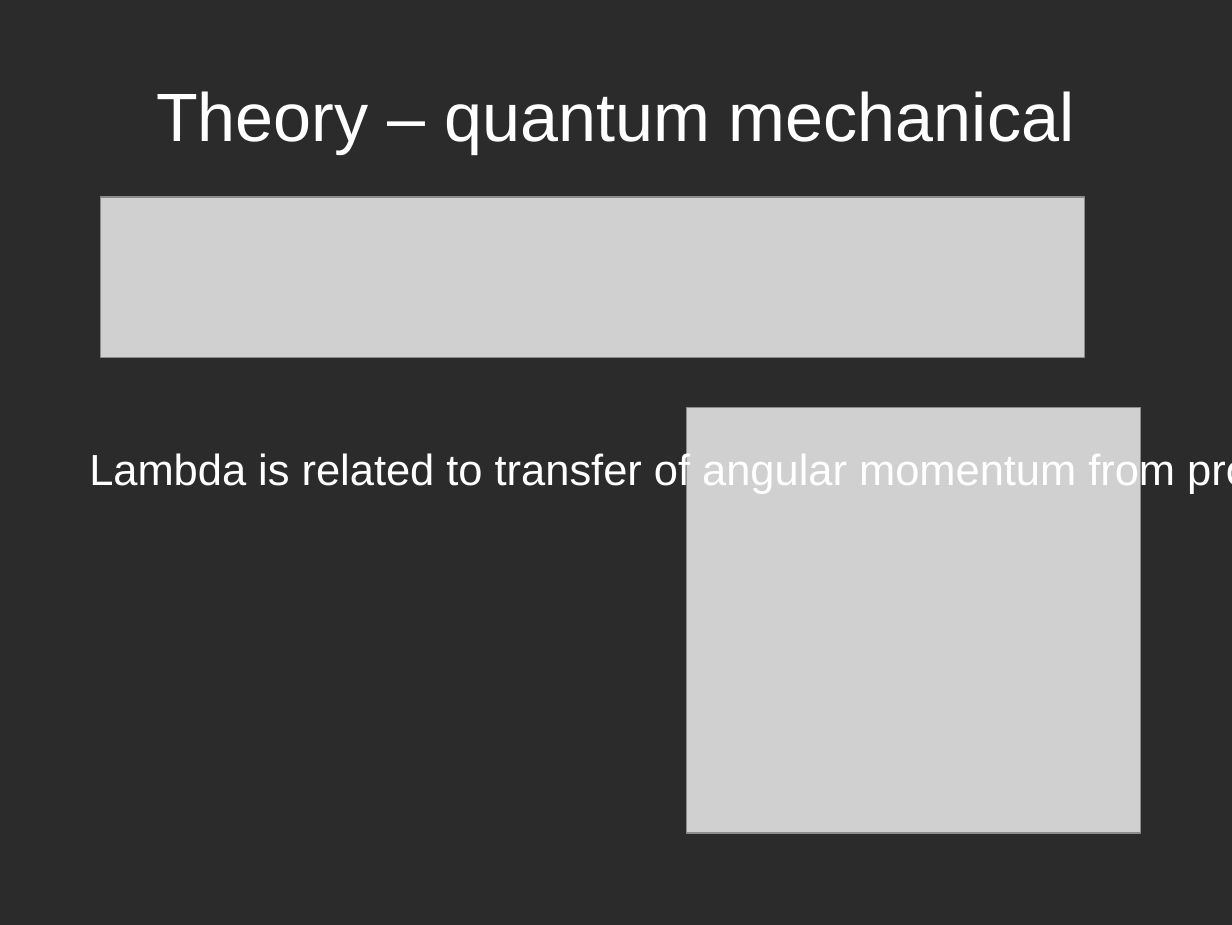
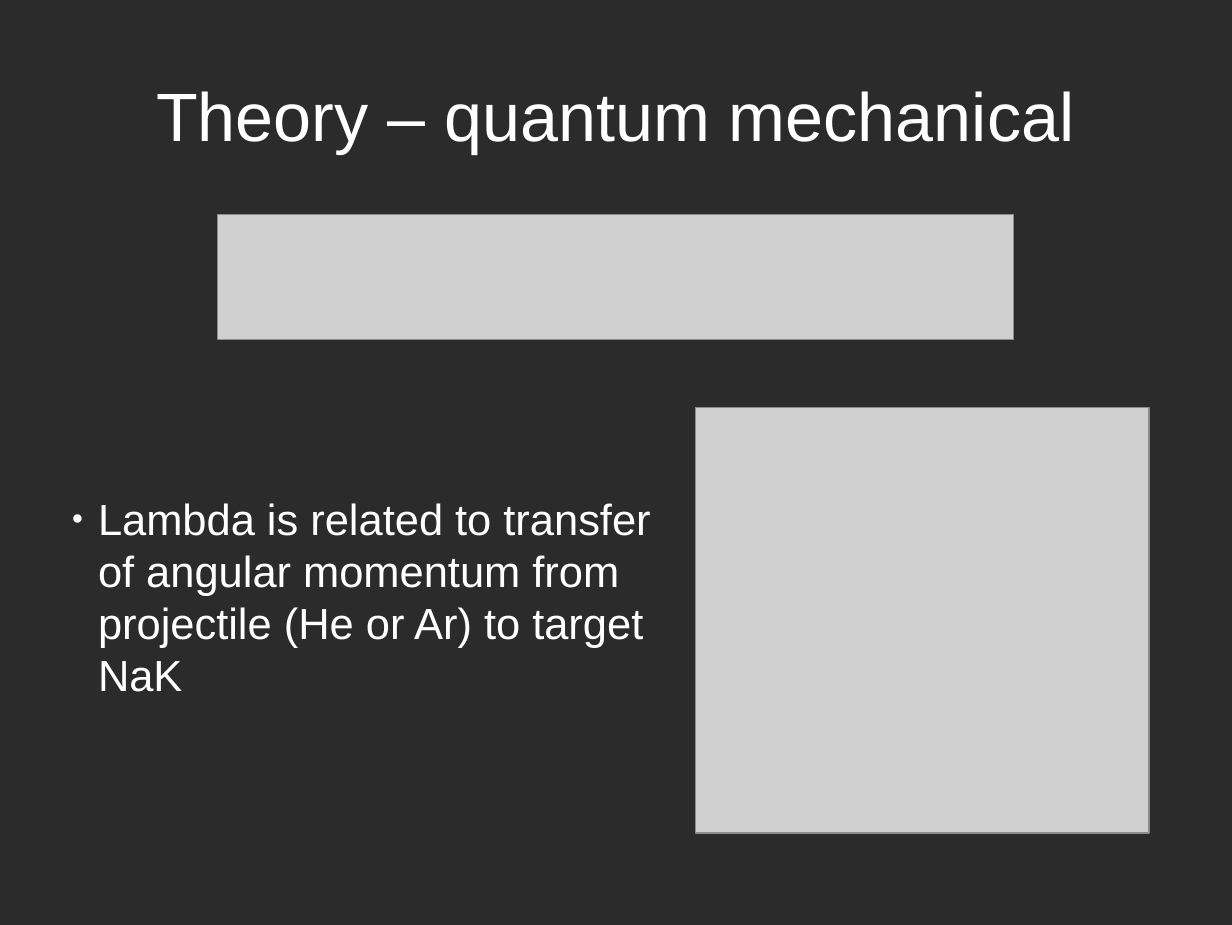
Before and after one commit to atowneND/HeNaK_Collisions, a slide deck: slide 9 of Presentation.odp (slide 8 before the commit). Drawn at 1232x925 pixels with LibreOffice and Linux fonts; fonts in the diff are those of the drawing; grey boxes stand for pictures; background and template pictures are left out; a plain dark background stands for a picture behind light text. Boxes give left, top, right and bottom in pixels: in the first picture for what was removed or moved away, otherwise in the second. Text is boxed around its words. In the diff, an @@ line names an element or a change of style, - is before the commit and + after.

Commit message:
still working on plot formatting

```diff
--- a/Presentation.odp
+++ b/Presentation.odp
@@ picture: place and size @@
-picture at (101, 197, 1084, 358)
+picture at (218, 215, 1014, 340)
@@ picture: place and size @@
-picture at (686, 407, 1140, 833)
+picture at (695, 407, 1149, 833)
@@ text "Lambda is related to transfer ...": place and size @@
-text "Lambda is related to transfer ..." at (89, 450, 1175, 494)
+text "Lambda is related to transfer ..." at (98, 503, 650, 692)
@@ text "Lambda is related to transfer ..." at (98, 503, 650, 692): bullet none to ● @@
```
Also in this commit, not shown: 13 other slides changed, 1 slide added, 1 slide removed.
